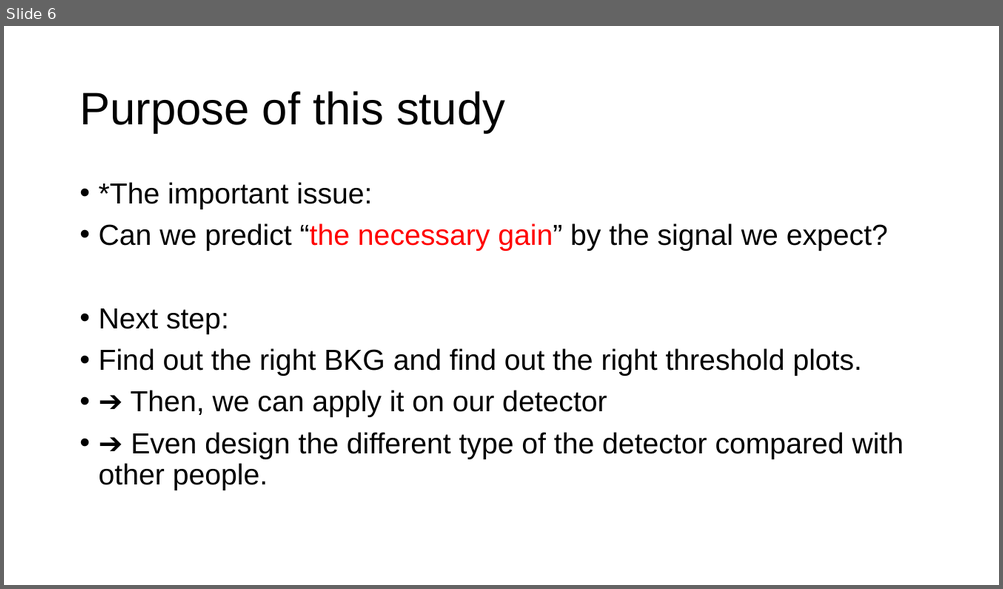
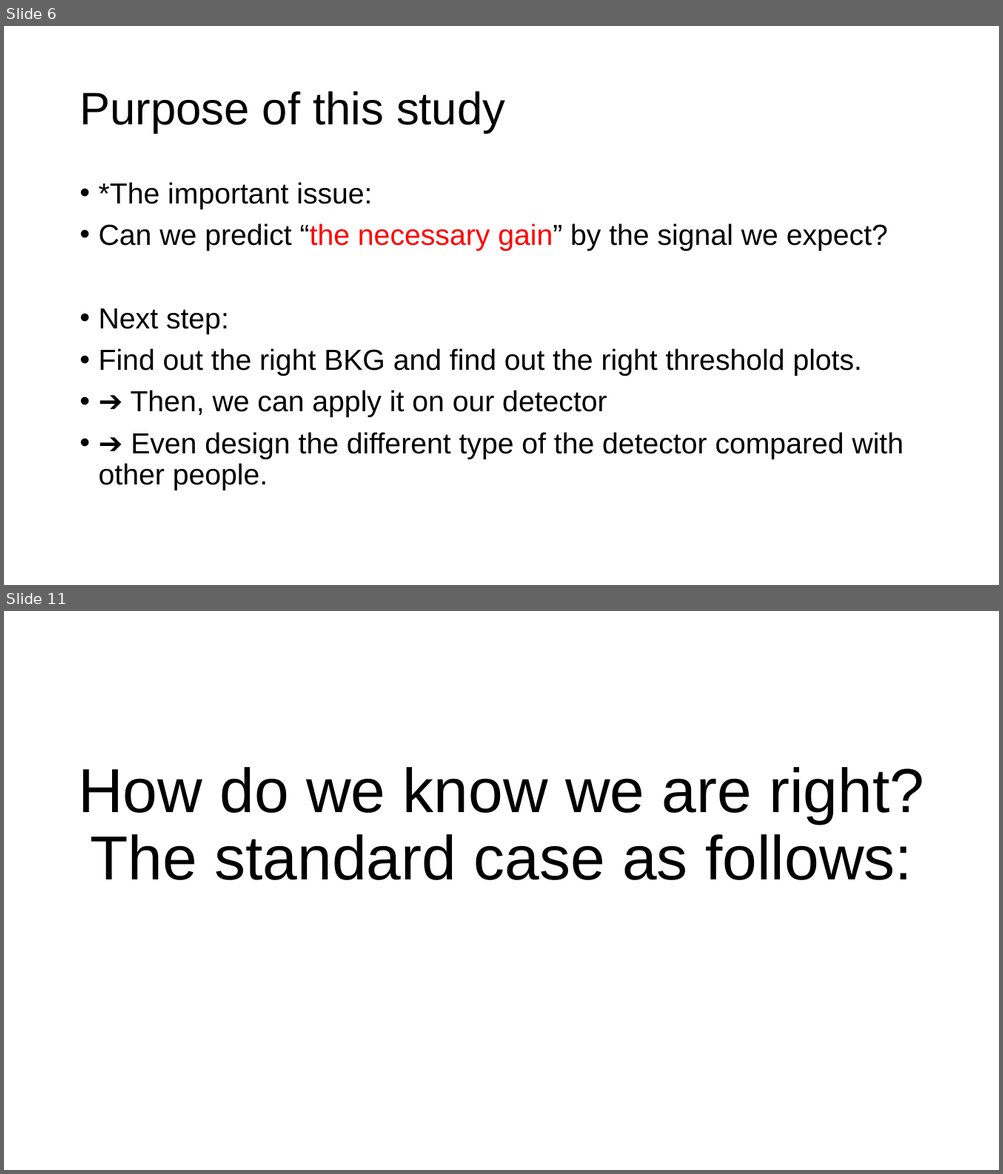
Before and after one commit to chihyeh/IoPAS_GeIA, a slide deck: Report/Signal_threshold_prediction.pptx. Shown one above the other, each under a label of ours: slide 6 before the commit, slides 6 and 11 after it; the slides between them are not shown. The pictures are 1003x589 and 1003x1174 pixels, drawn with LibreOffice and Linux fonts; fonts in the diff are those of the drawing. Boxes give left, top, right and bottom in pixels: in the first picture for what was removed or moved away, otherwise in the second. Text is boxed around its words. In the diff, an @@ line names an element or a change of style, - is before the commit and + after.

```diff
--- a/Report/Signal_threshold_prediction.pptx
+++ b/Report/Signal_threshold_prediction.pptx
@@ slide 11 added at [4, 611, 999, 1170], background #FFFFFF @@
@@ title added at [78, 767, 924, 880], 60 pt, text #000000 @@
+How do we know we are right?
+The standard case as follows:
```
Also in this commit, not shown: 8 other slides added, 7 other files.
